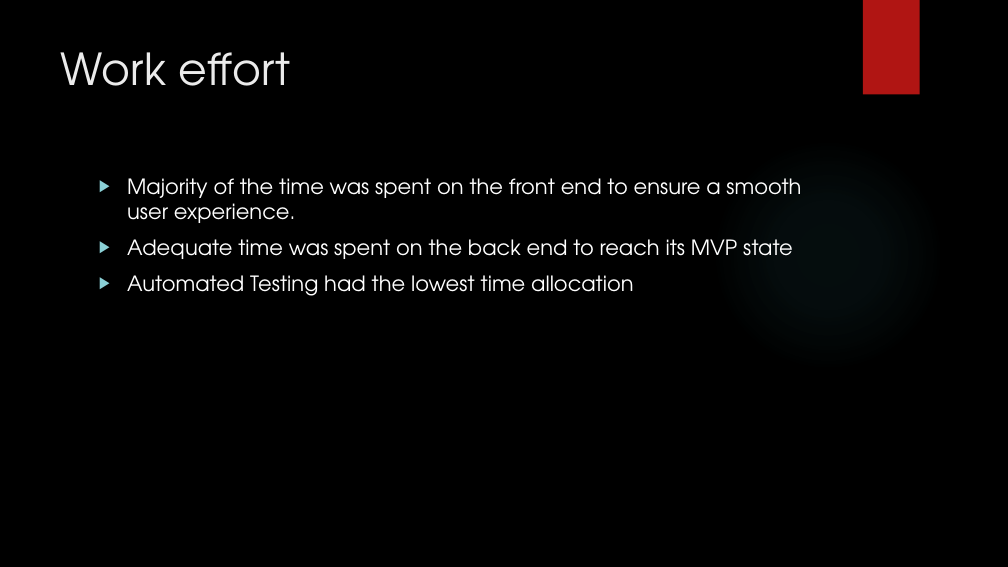
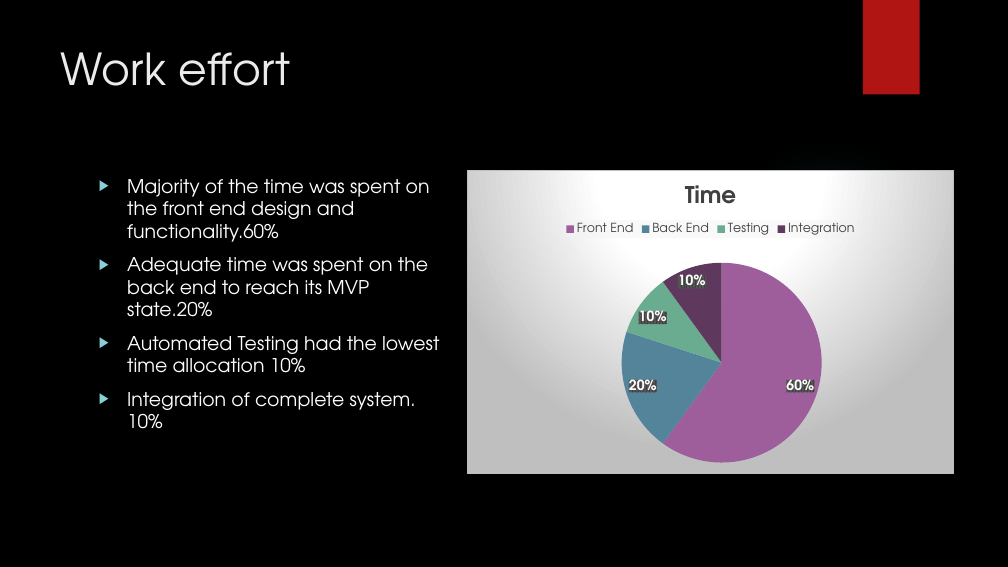
Before and after one commit to EkowTheGreat/QACstuff, a slide deck: slide 14 of SoloProj/Presentation.pptx (slide 12 before the commit). Drawn at 1008x567 pixels with LibreOffice and Linux fonts; fonts in the diff are those of the drawing; background and template pictures are left out. Boxes give left, top, right and bottom in pixels: in the first picture for what was removed or moved away, otherwise in the second. Text is boxed around its words. In the diff, an @@ line names an element or a change of style, - is before the commit and + after.

Commit message:
Update presentation

```diff
--- a/SoloProj/Presentation.pptx
+++ b/SoloProj/Presentation.pptx
@@ text at (127,179,439,429): text changed; size 20 to 18 pt @@
-▶ Majority of the time was spent on the front end to ensure a smooth user experience.
-▶ Adequate time was spent on the back end to reach its MVP state
-▶ Automated Testing had the lowest time allocation
+▶ Majority of the time was spent on the front end design and functionality.60%
+▶ Adequate time was spent on the back end to reach its MVP state.20%
+▶ Automated Testing had the lowest time allocation 10%
+▶ Integration of complete system. 10%
@@ pie chart added at (467,170,954,473) @@
+title "Time"
+categories: Front End, Back End, Testing, Integration
+Time: 60, 20, 10, 10
```
Also in this commit, not shown: 4 other slides changed, 3 slides added, 1 slide removed.
